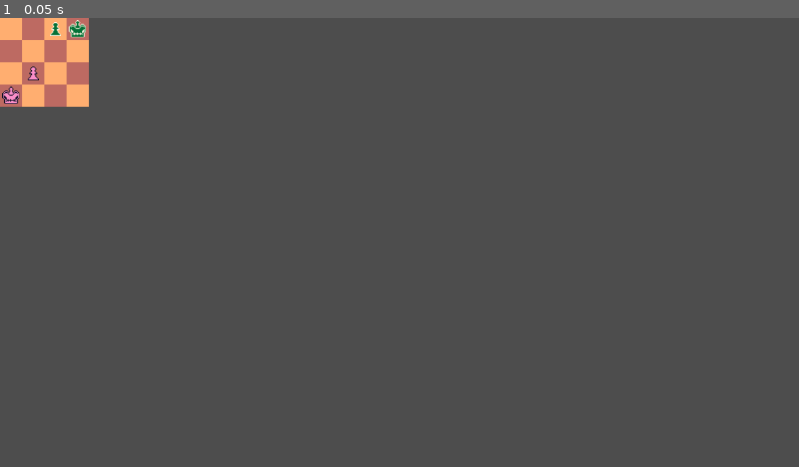
Above: before the commit, frame 1.
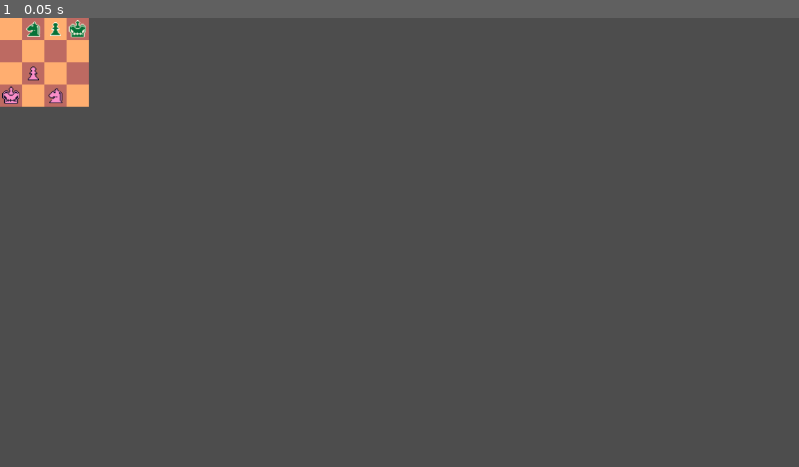
Above: after the commit, the same moment.

Repository: ivycase/GMTK2023-Final-Chess
Game: Godot game, scene res://scenes/levels/test.tscn
Two runs of this game, one before a commit and one after it. Both use one fixed random seed, a clock stepped at 60 frames per second and the inputs below. The engine's default icon, where the game draws it, is replaced by a stand-in: a white triangle on a blue panel in a dark square.
Inputs:
- Up to frame 1 (0.05 s): no input

The runs differ from the first frame. In frame 1, less than 0.1% of the frame differs, in the area x 3-8%, y 0-19%.

Commit message:
Knight implemented

Diff:
--- a/scenes/levels/test.tscn
+++ b/scenes/levels/test.tscn
@@ -7,6 +7,7 @@
 [ext_resource type="Texture2D" uid="uid://cefmo1o5xtoj7" path="res://sprites/pieces/white_king.png" id="5_oycru"]
 [ext_resource type="Texture2D" uid="uid://dt64hpe5avjxf" path="res://sprites/pieces/black_pawn.png" id="6_aajg5"]
 [ext_resource type="Texture2D" uid="uid://bi81xss44mxex" path="res://sprites/pieces/white_pawn.png" id="7_omgcf"]
+[ext_resource type="Texture2D" uid="uid://chtexosh1hxg0" path="res://sprites/pieces/white_knight.png" id="8_uu5xt"]
 
 [node name="Node2D" type="Node2D"]
 
@@ -31,6 +32,10 @@
 [node name="Prototype" type="Node2D" parent="."]
 visible = false
 
+[node name="WhiteKnight" type="Sprite2D" parent="Prototype"]
+position = Vector2(80, 112)
+texture = ExtResource("8_uu5xt")
+
 [node name="BlackKing" type="Sprite2D" parent="Prototype"]
 position = Vector2(112, 16)
 texture = ExtResource("4_epfpc")
--- a/scripts/Board.gd
+++ b/scripts/Board.gd
@@ -26,8 +26,10 @@
 
 	add_piece(Global.Type.KING, Global.Team.GREEN, Vector2i(3, 0))
 	add_piece(Global.Type.PAWN, Global.Team.GREEN, Vector2i(2, 0))
+	add_piece(Global.Type.KNIGHT, Global.Team.GREEN, Vector2i(1, 0))
 	add_piece(Global.Type.KING, Global.Team.PINK, Vector2i(0, 3))
 	add_piece(Global.Type.PAWN, Global.Team.PINK, Vector2i(1, 2))
+	add_piece(Global.Type.KNIGHT, Global.Team.PINK, Vector2i(2, 3))
 	#print("current board: ", board_matrix)
 
 func _input(_event):
@@ -91,6 +93,7 @@
 		current_piece.set_tile(move, Tilemap.map_to_local(move))
 
 		Global.switch_teams()
+		print(Global.current_team, " turn!")
 
 func piece_select(piece):
 	if !piece: return piece_deselect()
--- a/scripts/Global.gd
+++ b/scripts/Global.gd
@@ -53,5 +53,5 @@
 	for piece in pieces:
 		moves.append_array(current_board.get_legal_moves(piece, matrix, destroyed))
 
-	print("all enemy legal moves: ", moves)
+	#print("all enemy legal moves: ", moves)
 	return moves
--- a/scripts/Piece.gd
+++ b/scripts/Piece.gd
@@ -33,6 +33,8 @@
 	match type:
 		Global.Type.PAWN:
 			return get_pawn_pattern()
+		Global.Type.KNIGHT:
+			return get_knight_pattern()
 		Global.Type.KING:
 			return get_king_pattern()
 
@@ -43,6 +45,10 @@
 		Global.Team.PINK:
 			return [Vector2i(0, -1)]
 
+func get_knight_pattern():
+	return [Vector2i(2, 1), Vector2i(1, 2), Vector2i(-1, 2), Vector2i(-2, 1),
+			Vector2i(2, -1), Vector2i(1, -2), Vector2i(-1, -2), Vector2i(-2, -1)]
+
 func get_king_pattern():
 	return [Vector2i(1, 1),   Vector2i(0, 1), Vector2i(-1, 1),
 			Vector2i(1, 0),                   Vector2i(-1, 0),
Not shown: 1 places in scenes/levels/test.tscn that only renumber resources
